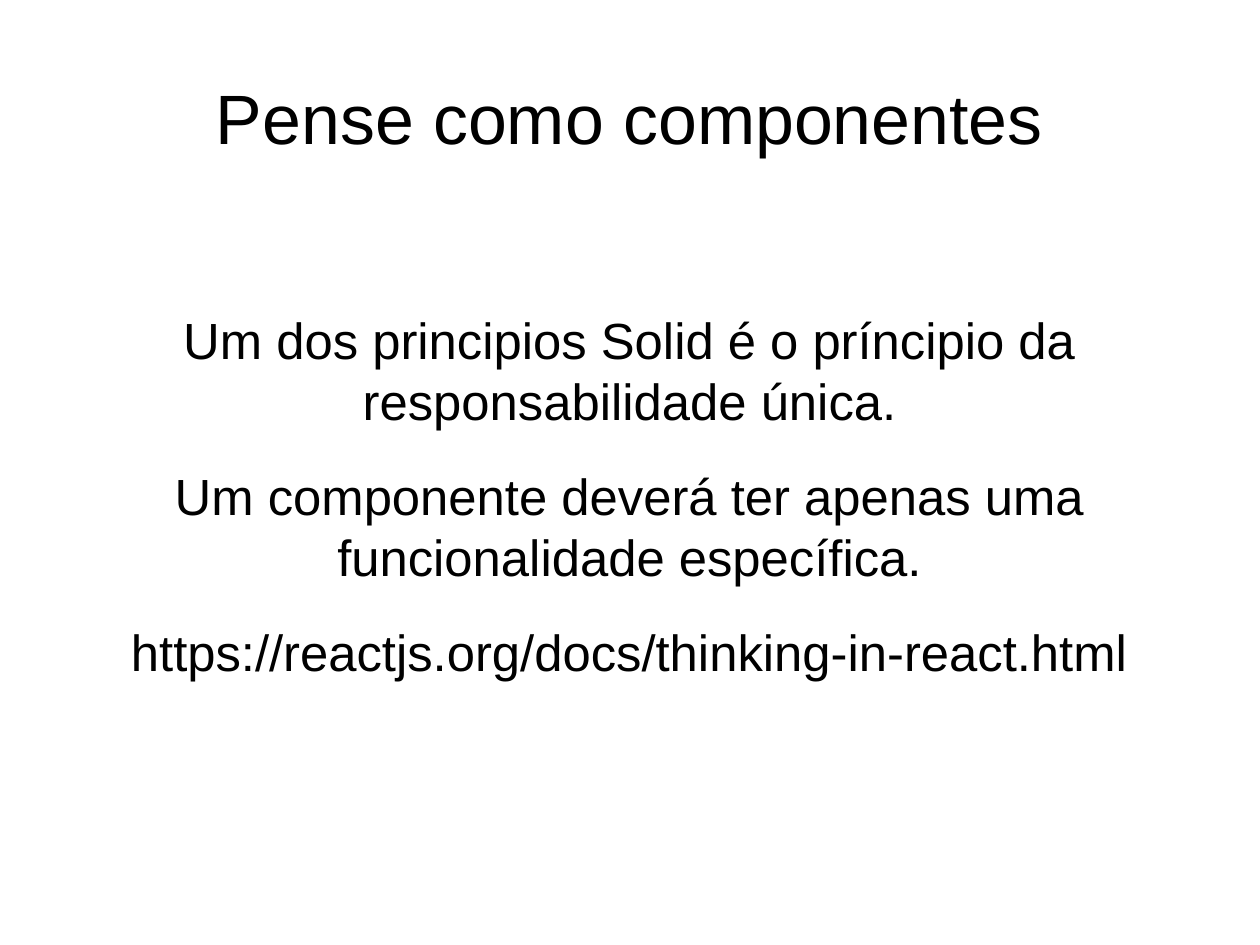
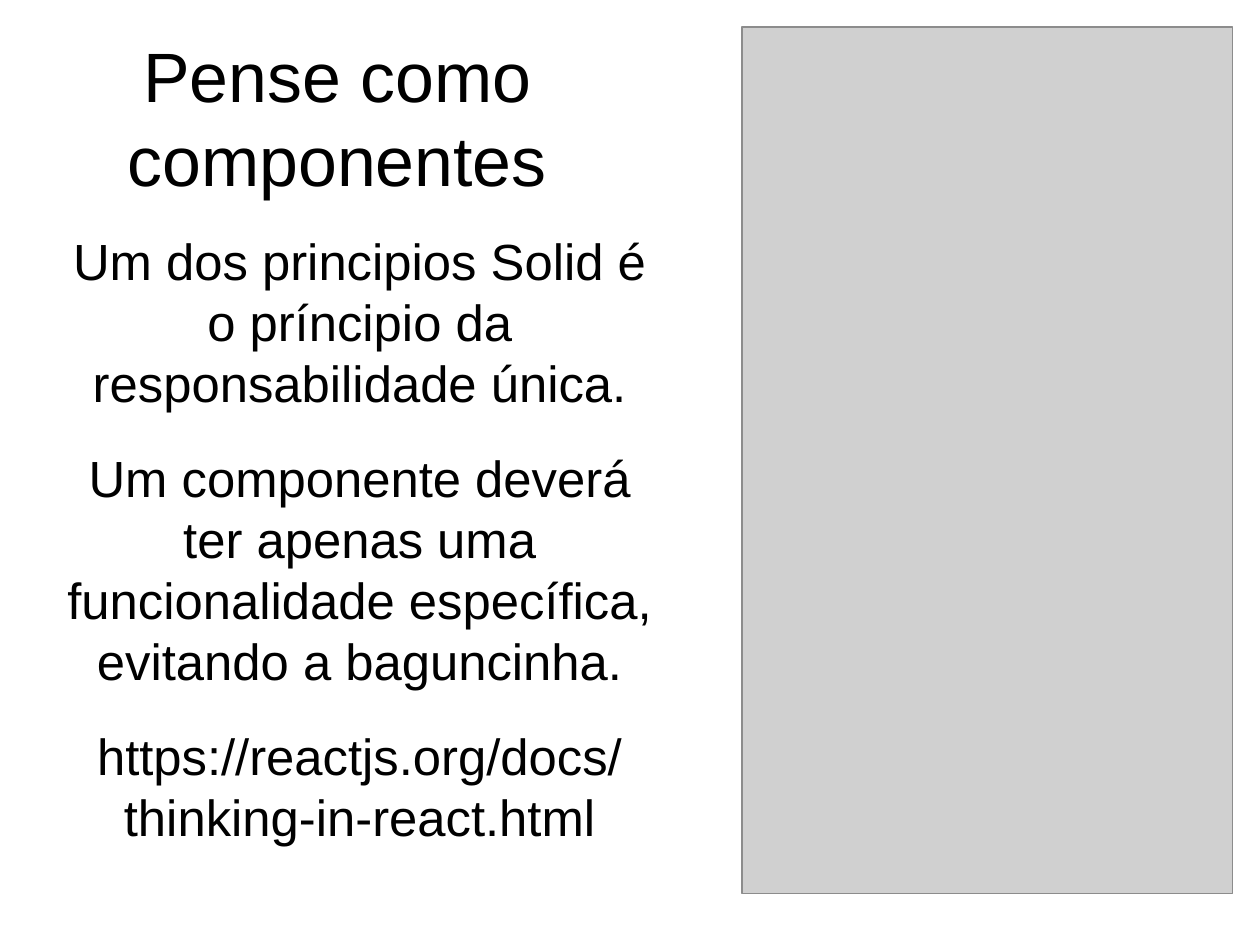
Before and after one commit to juninmd/curso-react-native, a slide deck: slide 3 of apresentacao2.pptx. Drawn at 1260x945 pixels with LibreOffice and Linux fonts; fonts in the diff are those of the drawing; grey boxes stand for pictures. Boxes give left, top, right and bottom in pixels: in the first picture for what was removed or moved away, otherwise in the second. Text is boxed around its words. In the diff, an @@ line names an element or a change of style, - is before the commit and + after.

```diff
--- a/apresentacao2.pptx
+++ b/apresentacao2.pptx
@@ picture added at [742,27,1233,894] @@
@@ text "Pense como componentes" rewrapped from [216,96,1042,157] to [128,54,547,199] @@
@@ text at [67,459,652,690]: text changed @@
-Um componente deverá ter apenas uma funcionalidade específica.
+Um componente deverá ter apenas uma funcionalidade específica, evitando a baguncinha.
```
Also in this commit, not shown: 6 slides added, 1 slide removed, 13 other files.
